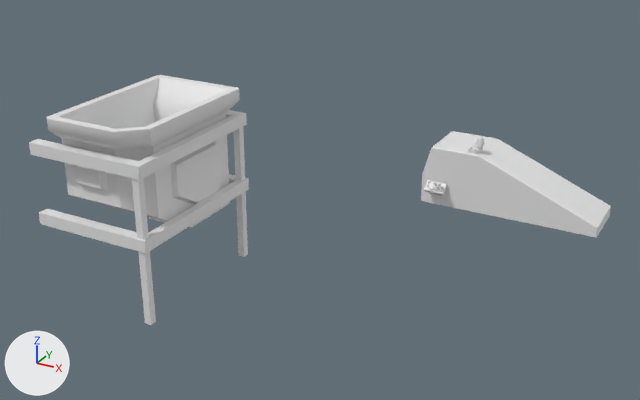
The FBX model Assets/ueda/Factory/factory_line_item_in.FBX: old version first, new version second.
Camera for both pictures: a camera (50 mm lens) standing at (15.36, -24.98, 15.81) and looking at (0.58, 1.89, 2.38). Every picture has the same lights, and +X, +Y and +Z are marked at lower left. Where no turn or scale is listed for an object, it has been applied to the vertices.
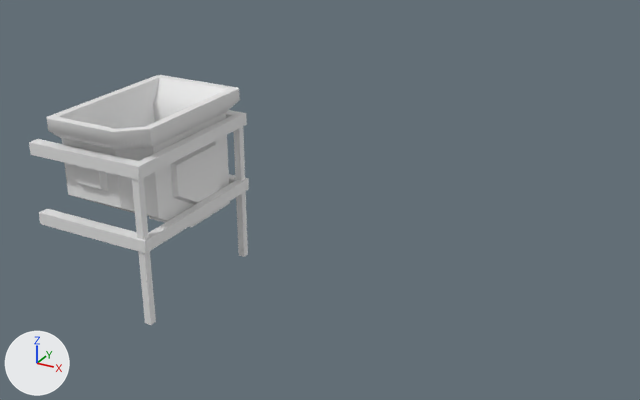
The change, as JSON lines over the scene's bpy script:
```json
{"op": "remove", "block": "ob_box001", "code": ["ob_box001 = bpy.data.objects.new('Box001', me_mesh_002)", "ob_box001.location = (0.0, 0.0, 0.0)"]}
{"op": "remove", "block": "ob_line002", "code": ["ob_line002 = bpy.data.objects.new('Line002', me_mesh_003)", "ob_line002.location = (2.0, 0.0, 2.48)"]}
{"op": "remove", "block": "ob_box020", "code": ["ob_box020 = bpy.data.objects.new('Box020', me_mesh_001)", "ob_box020.location = (0.0, 0.0, 0.0)"]}
```

Boxes (x1, y1, x2, y2) around the edits, measured in the pictures (640 x 400 px):
```json
{"object": "Box020", "change": "deleted", "before": [421, 131, 611, 237]}
{"object": "Box001", "change": "deleted", "before": [424, 180, 447, 196]}
{"object": "Line002", "change": "deleted", "before": [467, 136, 485, 153]}
```
